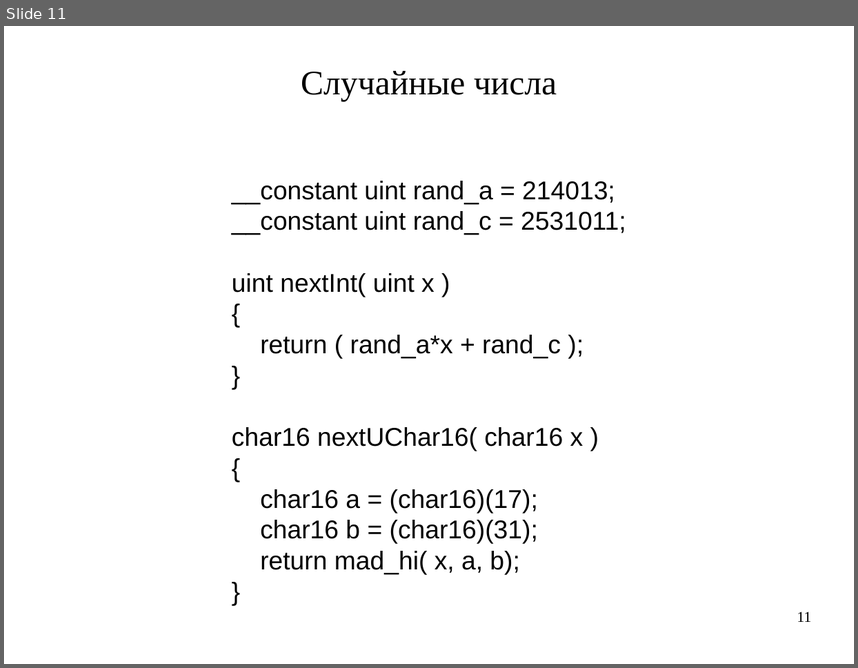
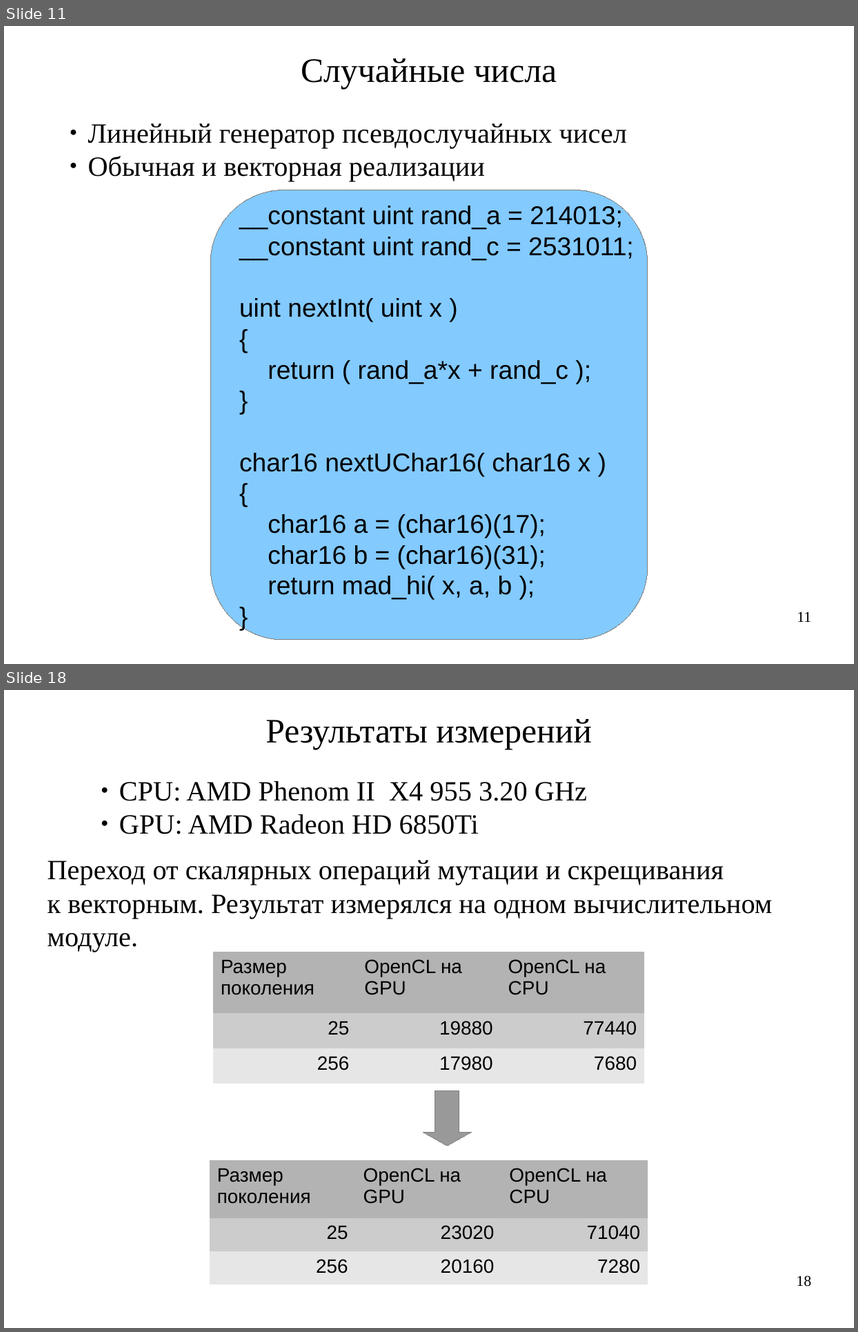
Before and after one commit to artem-bochkarev/master-work, a slide deck: Presentation.odp. Shown one above the other, each under a label of ours: slide 11 before the commit, slides 11 and 18 after it; the slides between them are not shown. The pictures are 858x668 and 858x1332 pixels, drawn with LibreOffice and Linux fonts; fonts in the diff are those of the drawing. Boxes give left, top, right and bottom in pixels: in the first picture for what was removed or moved away, otherwise in the second. Text is boxed around its words. In the diff, an @@ line names an element or a change of style, - is before the commit and + after.

```diff
--- a/Presentation.odp
+++ b/Presentation.odp
@@ slide 18 added at (x1=4, y1=690, x2=854, y2=1328), background #FFFFFF @@
@@ text added at (x1=266, y1=719, x2=592, y2=750), 32 pt, text #000000 @@
+Результаты измерений
@@ text added at (x1=119, y1=781, x2=587, y2=834), 26 pt, text #000000 @@
+● CPU: AMD Phenom II X4 955 3.20 GHz
+● GPU: AMD Radeon HD 6850Ti
@@ text added at (x1=47, y1=860, x2=772, y2=952), 26 pt, text #000000 @@
+Переход от скалярных операций мутации и скрещивания
+к векторным. Результат измерялся на одном вычислительном
+модуле.
@@ table added at (x1=213, y1=952, x2=644, y2=1084), 3 rows, 3 columns @@
+Размер поколения | OpenCL на GPU | OpenCL на СPU
+25 | 19880 | 77440
+256 | 17980 | 7680
@@ down arrow added at (x1=423, y1=1091, x2=471, y2=1146), fill #999999, outline #808080 0 pt @@
@@ table added at (x1=210, y1=1160, x2=648, y2=1284), 3 rows, 3 columns @@
+Размер поколения | OpenCL на GPU | OpenCL на СPU
+25 | 23020 | 71040
+256 | 20160 | 7280
@@ page number added at (x1=796, y1=1275, x2=811, y2=1286), 14 pt, text #000000 @@
+18
@@ slide 11 changed as well @@
@@ text "Случайные числа" moved from (x1=301, y1=71, x2=557, y2=101) to (x1=301, y1=58, x2=557, y2=89) @@
@@ text added at (x1=88, y1=123, x2=627, y2=182), 26 pt, text #000000 @@
+● Линейный генератор псевдослучайных чисел
+● Обычная и векторная реализации
@@ freeform shape added at (x1=211, y1=190, x2=648, y2=640), fill #83CAFF, outline #808080 0 pt, 24 pt, text #000000 @@
+__constant uint rand_a = 214013;
+__constant uint rand_c = 2531011;
+uint nextInt( uint x )
+{
+return ( rand_a*x + rand_c );
+}
+char16 nextUChar16( char16 x )
+{
+char16 a = (char16)(17);
+char16 b = (char16)(31);
+return mad_hi( x, a, b );
+}
@@ text removed at (x1=232, y1=181, x2=626, y2=575) @@
-__constant uint rand_a = 214013;
-__constant uint rand_c = 2531011;
-uint nextInt( uint x )
-{
-return ( rand_a*x + rand_c );
-}
-char16 nextUChar16( char16 x )
-{
-char16 a = (char16)(17);
-char16 b = (char16)(31);
-return mad_hi( x, a, b);
-}
```
Also in this commit, not shown: 8 other slides changed, 9 other slides added, 3 slides removed, 21 other files.
